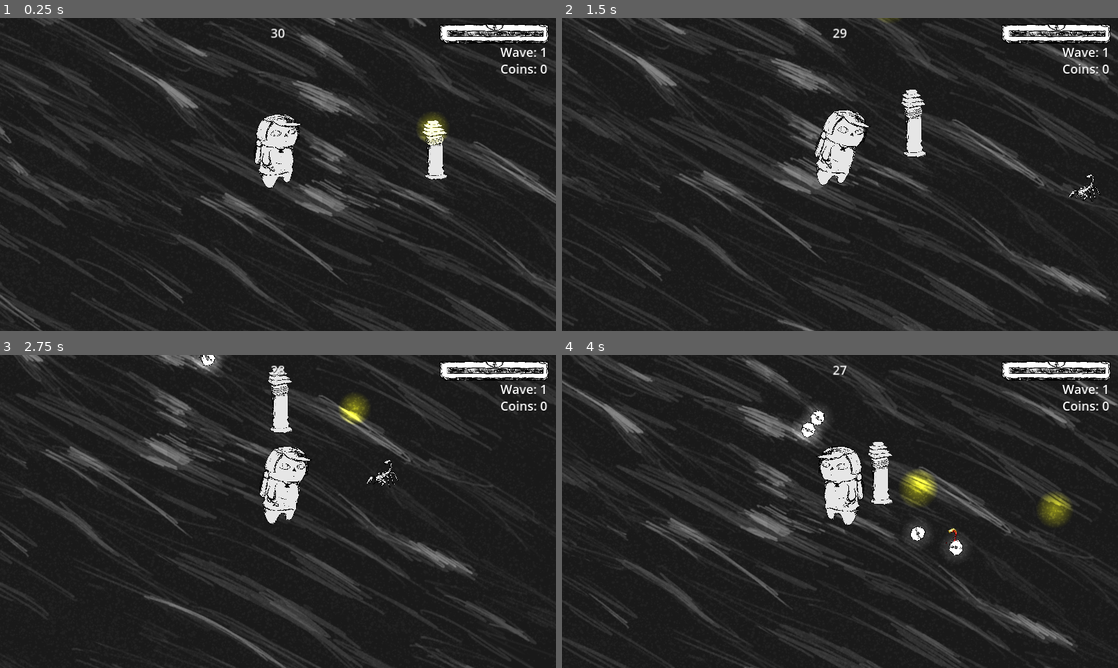
Above: before the commit, frames 1-4 (two rows, left to right).
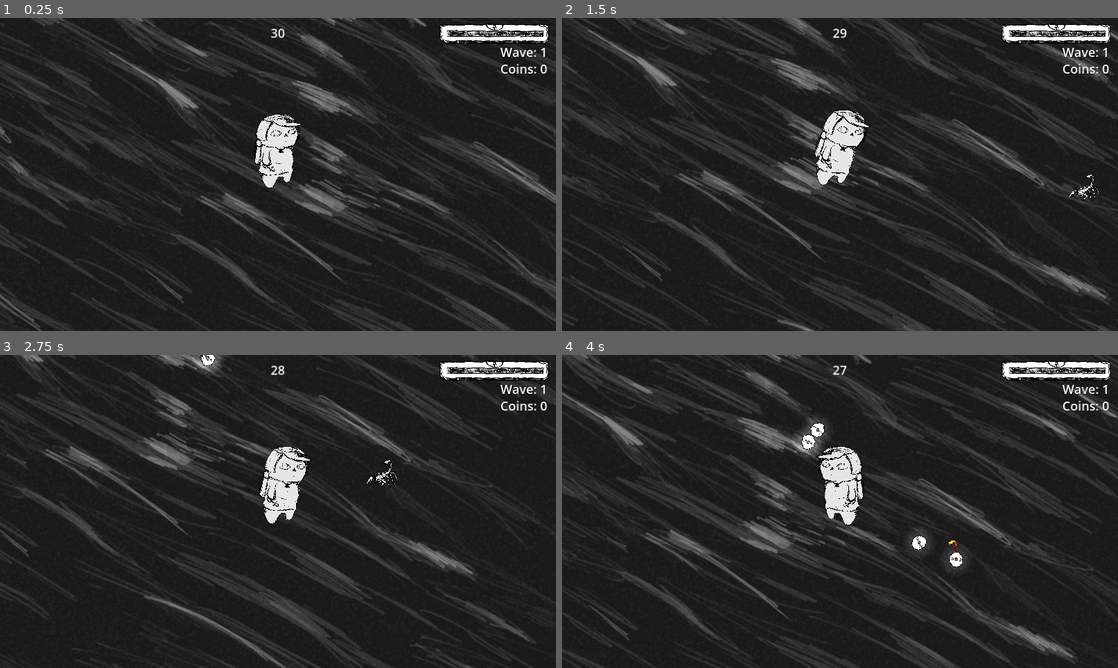
Above: after the commit, the same moments.

Repository: badzianga/johnnys-bazaar-adventure
Game: Godot game, scene res://Scenes/World/test_world.tscn
Two runs of this game, one before a commit and one after it. Both use one fixed random seed, a clock stepped at 60 frames per second and the inputs below.
Inputs:
- Up to frame 1 (0.25 s): no input
- Up to frame 2 (1.5 s): hold D (right) 0.53-1.28 s; tap Space (accept) at 0.6, 1.35 s; hold S (down) from 1.28 s (still down)
- Up to frame 3 (2.75 s): release S (down) at 2.03 s; hold D (right) from 2.03 s (still down); tap Space (accept) at 2.1 s
- Up to frame 4 (4 s): release D (right) at 2.78 s; hold W (up) 2.78-3.53 s; tap Space (accept) at 2.85, 3.6 s; hold A (left) from 3.53 s (still down)

The runs differ from the first frame. In frame 1, 0.7% of the frame differs, in the area x 75-81%, y 30-52%; in frame 2, 0.6%; in frame 3, 0.9%; in frame 4, 19%, in the area x 0-100%, y 0-100%.

Commit message:
Added damage indicators and button cursor

Diff:
--- a/Scenes/Enemies/dog.tscn
+++ b/Scenes/Enemies/dog.tscn
@@ -122,3 +122,6 @@
 rotation = 1.5708
 shape = SubResource("CapsuleShape2D_3tvf2")
 debug_color = Color(1, 0, 0.109804, 0.419608)
+
+[node name="IndicatorMarker" type="Marker2D" parent="."]
+position = Vector2(0, -154)
--- a/Scenes/Enemies/enemy.gd
+++ b/Scenes/Enemies/enemy.gd
@@ -3,6 +3,7 @@
 
 
 const CoinScene := preload("res://Scenes/Loot/coin.tscn")
+const DamageIndicatorScene := preload("res://Scenes/Misc/damage_indicator.tscn")
 
 @export var max_health := 10
 @export var speed := 160.0
@@ -15,6 +16,7 @@
 @onready var _health_component := $HealthComponent as HealthComponent
 @onready var _animation_player := $Sprite/AnimationPlayer
 @onready var _effects := $Sprite/Effects
+@onready var indicator_marker := $IndicatorMarker
 
 
 func _ready() -> void:
@@ -53,8 +55,13 @@
 		get_tree().get_first_node_in_group("Loot").call_deferred("add_child", coin)
 
 
-func _on_health_changed() -> void:
+func _on_health_changed(amount: int) -> void:
 	_effects.play("hurt")
+	var indicator := DamageIndicatorScene.instantiate()
+	indicator.global_position = indicator_marker.global_position
+	indicator.text = str(amount)
+	indicator.play_anim()
+	get_tree().get_root().add_child(indicator)
 
 
 func _on_health_depleted() -> void:
--- a/Scenes/Enemies/mummy.tscn
+++ b/Scenes/Enemies/mummy.tscn
@@ -122,3 +122,6 @@
 rotation = 1.5708
 shape = SubResource("CapsuleShape2D_3tvf2")
 debug_color = Color(1, 0, 0.109804, 0.419608)
+
+[node name="IndicatorMarker" type="Marker2D" parent="."]
+position = Vector2(0, -189)
--- a/Scenes/Enemies/scorpio.tscn
+++ b/Scenes/Enemies/scorpio.tscn
@@ -160,3 +160,6 @@
 rotation = 1.5708
 shape = SubResource("CapsuleShape2D_3tvf2")
 debug_color = Color(1, 0, 0.109804, 0.419608)
+
+[node name="IndicatorMarker" type="Marker2D" parent="."]
+position = Vector2(0, -67)
--- a/Scenes/Enemies/snake.tscn
+++ b/Scenes/Enemies/snake.tscn
@@ -192,3 +192,6 @@
 rotation = 1.5708
 shape = SubResource("CapsuleShape2D_3tvf2")
 debug_color = Color(1, 0, 0.109804, 0.419608)
+
+[node name="IndicatorMarker" type="Marker2D" parent="."]
+position = Vector2(0, -75)
--- a/Scenes/EnemyComponents/health_component.gd
+++ b/Scenes/EnemyComponents/health_component.gd
@@ -2,7 +2,7 @@
 extends Node
 
 
-signal health_changed
+signal health_changed(damage: int)
 signal health_depleted
 
 @export var max_health := 10
@@ -16,7 +16,6 @@
 
 func apply_damage(amount: int) -> void:
 	health -= amount
+	health_changed.emit(amount)
 	if health <= 0:
 		health_depleted.emit()
-	else:
-		health_changed.emit()
--- /dev/null
+++ b/Scenes/Misc/damage_indicator.gd
@@ -0,0 +1,11 @@
+extends Label
+
+
+@export var speed := 120.0
+
+func play_anim() -> void:
+	$AnimationPlayer.play("show")
+
+
+func _physics_process(delta: float) -> void:
+	global_position.y -= delta * speed
--- /dev/null
+++ b/Scenes/Misc/damage_indicator.tscn
@@ -0,0 +1,70 @@
+[gd_scene load_steps=5 format=3 uid="uid://dyb46p25u0kic"]
+
+[ext_resource type="Script" path="res://Scenes/Misc/damage_indicator.gd" id="1_dvdc3"]
+
+[sub_resource type="Animation" id="Animation_1cf0m"]
+resource_name = "show"
+length = 0.5
+tracks/0/type = "value"
+tracks/0/imported = false
+tracks/0/enabled = true
+tracks/0/path = NodePath(".:modulate")
+tracks/0/interp = 1
+tracks/0/loop_wrap = true
+tracks/0/keys = {
+"times": PackedFloat32Array(0, 0.5),
+"transitions": PackedFloat32Array(1, 1),
+"update": 0,
+"values": [Color(1, 1, 1, 1), Color(1, 1, 1, 0)]
+}
+tracks/1/type = "method"
+tracks/1/imported = false
+tracks/1/enabled = true
+tracks/1/path = NodePath(".")
+tracks/1/interp = 1
+tracks/1/loop_wrap = true
+tracks/1/keys = {
+"times": PackedFloat32Array(0.5),
+"transitions": PackedFloat32Array(1),
+"values": [{
+"args": [],
+"method": &"queue_free"
+}]
+}
+
+[sub_resource type="Animation" id="Animation_u2h5x"]
+length = 0.001
+tracks/0/type = "value"
+tracks/0/imported = false
+tracks/0/enabled = true
+tracks/0/path = NodePath(".:modulate")
+tracks/0/interp = 1
+tracks/0/loop_wrap = true
+tracks/0/keys = {
+"times": PackedFloat32Array(0),
+"transitions": PackedFloat32Array(1),
+"update": 0,
+"values": [Color(1, 1, 1, 1)]
+}
+
+[sub_resource type="AnimationLibrary" id="AnimationLibrary_nqs6m"]
+_data = {
+"RESET": SubResource("Animation_u2h5x"),
+"show": SubResource("Animation_1cf0m")
+}
+
+[node name="DamageIndicator" type="Label"]
+custom_minimum_size = Vector2(14, 37)
+offset_right = 14.0
+offset_bottom = 37.0
+theme_override_colors/font_color = Color(1, 0, 0, 1)
+theme_override_colors/font_shadow_color = Color(0, 0, 0, 1)
+theme_override_font_sizes/font_size = 32
+text = "0"
+horizontal_alignment = 1
+script = ExtResource("1_dvdc3")
+
+[node name="AnimationPlayer" type="AnimationPlayer" parent="."]
+libraries = {
+"": SubResource("AnimationLibrary_nqs6m")
+}
--- a/Scenes/UI/item_option.tscn
+++ b/Scenes/UI/item_option.tscn
@@ -115,6 +115,7 @@
 offset_right = 268.0
 offset_bottom = 568.0
 focus_mode = 0
+mouse_default_cursor_shape = 2
 theme_override_font_sizes/font_size = 16
 text = "Buy"
 flat = true
--- a/Singletons/player_upgrades.gd
+++ b/Singletons/player_upgrades.gd
@@ -11,9 +11,9 @@
 var bullet_speed_multiplier := 1.0
 
 # djed-related upgrades
-var djeds := 1
+var djeds := 0
 var djed_extra_damage := 0
-var djed_damage_multiplier := 0
+var djed_damage_multiplier := 1.0
 var djed_extra_bullets := 0
 var djed_penetration := 0
 var djed_cooldown_multiplier := 1.0
